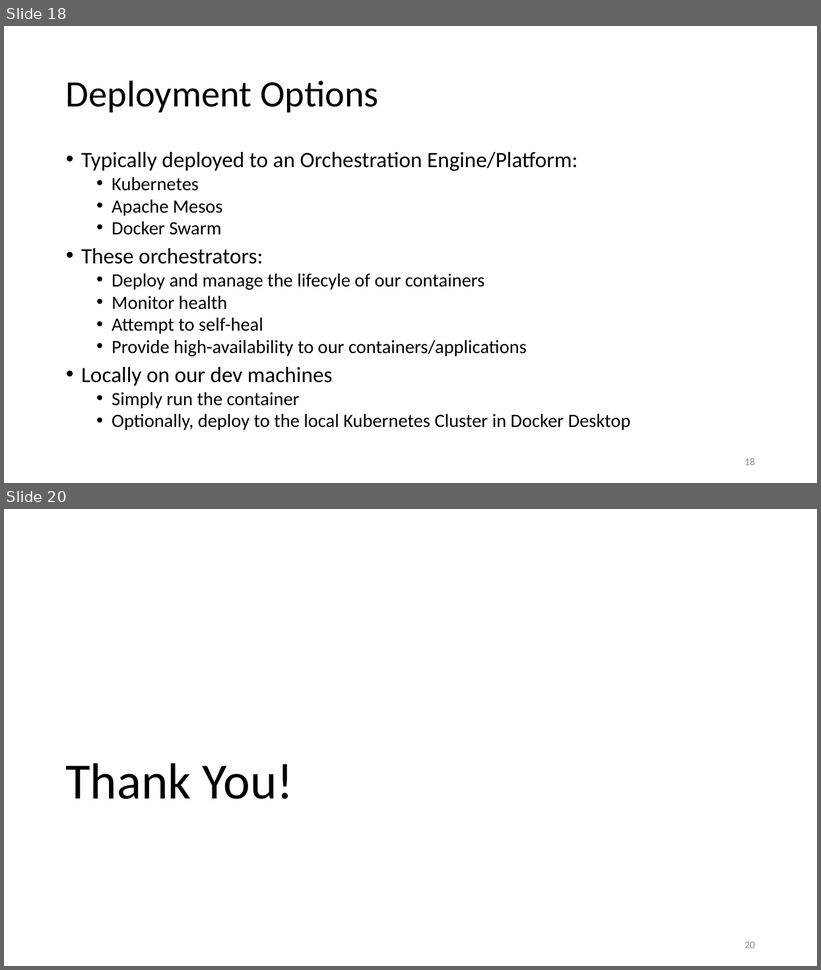
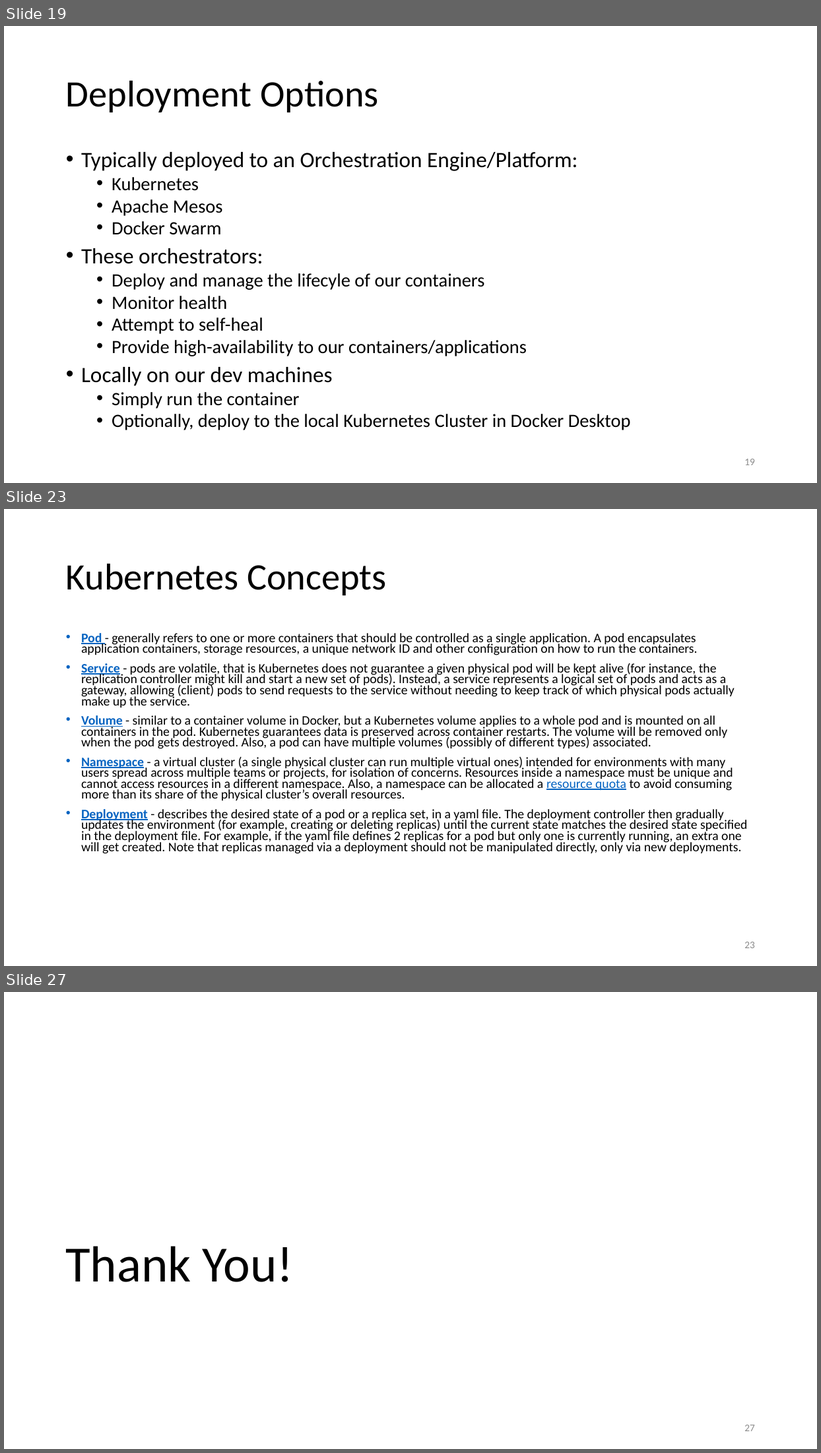
Before and after one commit to jpenniman/java-ms-training, a slide deck: slide-decks/Introduction-to-containers.pptx. Shown one above the other, each under a label of ours: slides 18 and 20 before the commit, slides 19, 23 and 27 after it; the slides between them are not shown. The pictures are 821x970 and 821x1453 pixels, drawn with LibreOffice and Linux fonts; fonts in the diff are those of the drawing; background and template pictures are left out. Boxes give left, top, right and bottom in pixels: in the first picture for what was removed or moved away, otherwise in the second. Text is boxed around its words. In the diff, an @@ line names an element or a change of style, - is before the commit and + after.

Commit message:
Kubernetes fundamentals

```diff
--- a/slide-decks/Introduction-to-containers.pptx
+++ b/slide-decks/Introduction-to-containers.pptx
@@ slide 23 added at bbox=[4, 509, 817, 966], background #FFFFFF @@
@@ title added at bbox=[66, 563, 387, 595], 44 pt, text #000000 @@
+Kubernetes Concepts
@@ text added at bbox=[81, 633, 747, 854], 15.4 pt, text #000000 @@
+• Pod - generally refers to one or more containers that should be controlled as a single application. A pod encapsulates application containers, storage resources, a unique network ID and other configuration on how to run the containers.
+• Service - pods are volatile, that is Kubernetes does not guarantee a given physical pod will be kept alive (for instance, the replication controller might kill and start a new set of pods). Instead, a service represents a logical set of pods and acts as a gateway, allowing (client) pods to send requests to the service without needing to keep track of which physical pods actually make up the service.
+• Volume - similar to a container volume in Docker, but a Kubernetes volume applies to a whole pod and is mounted on all containers in the pod. Kubernetes guarantees data is preserved across container restarts. The volume will be removed only when the pod gets destroyed. Also, a pod can have multiple volumes (possibly of different types) associated.
+• Namespace - a virtual cluster (a single physical cluster can run multiple virtual ones) intended for environments with many users spread across multiple teams or projects, for isolation of concerns. Resources inside a namespace must be unique and cannot access resources in a different namespace. Also, a namespace can be allocated a resource quota to avoid consuming more than its share of the physical cluster’s overall resources.
+• Deployment - describes the desired state of a pod or a replica set, in a yaml file. The deployment controller then gradually updates the environment (for example, creating or deleting replicas) until the current state matches the desired state specified in the deployment file. For example, if the yaml file defines 2 replicas for a pod but only one is currently running, an extra one will get created. Note that replicas managed via a deployment should not be manipulated directly, only via new deployments.
@@ page number added at bbox=[745, 942, 755, 949], 12 pt, text #8C8C8C @@
+23
@@ what was slide 18 is now slide 19 @@
@@ page number at bbox=[745, 459, 755, 466]: text changed @@
-18
+19
@@ what was slide 20 is now slide 27 @@
@@ page number at bbox=[745, 1425, 755, 1432]: text changed @@
-20
+27
```
Also in this commit, not shown: 1 slide changed, 6 other slides added.
